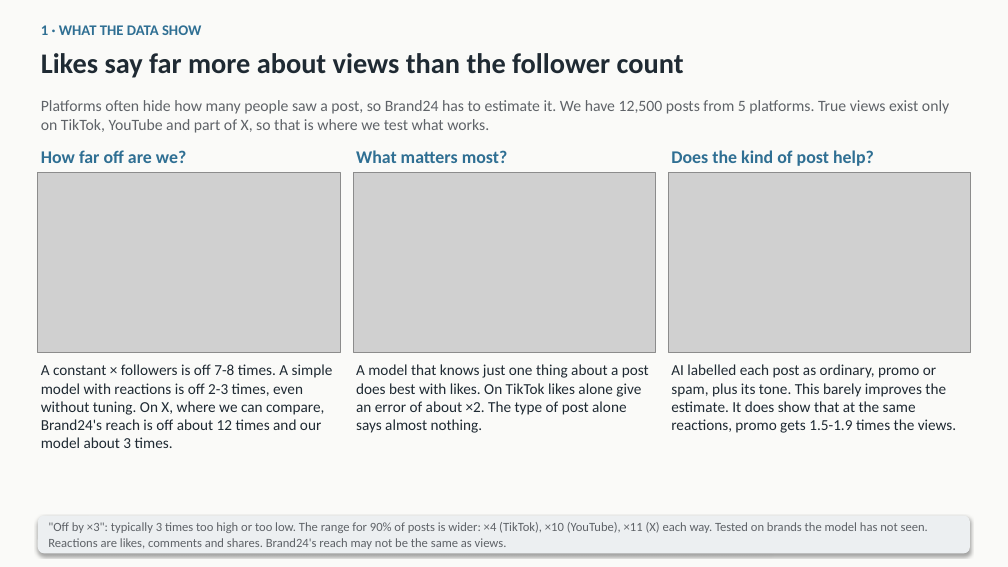
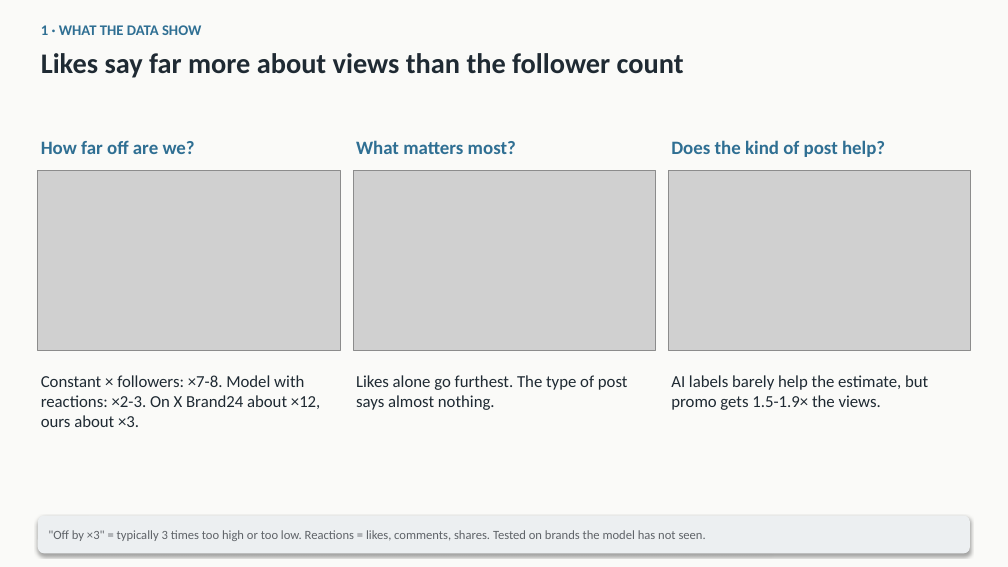
Before and after one commit to mikolaj-olesinski/Digital-Media-Analysis-PWR, a slide deck: slide 1 of pitchdeck/class_en.pptx. Drawn at 1008x567 pixels with LibreOffice and Linux fonts; fonts in the diff are those of the drawing; grey boxes stand for pictures. Boxes give left, top, right and bottom in pixels: in the first picture for what was removed or moved away, otherwise in the second. Text is boxed around its words. In the diff, an @@ line names an element or a change of style, - is before the commit and + after.

```diff
--- a/pitchdeck/class_en.pptx
+++ b/pitchdeck/class_en.pptx
@@ text removed at box(41, 100, 949, 133) @@
-Platforms often hide how many people saw a post, so Brand24 has to estimate it. We have 12,500 posts from 5 platforms. True views exist only on TikTok, YouTube and part of X, so that is where we test what works.
@@ 3 texts: place and size @@
-3 texts at box(41, 150, 874, 166)
+3 texts at box(41, 140, 885, 157)
@@ size 17 to 18 pt in 3 elements at box(41, 140, 195, 154), box(356, 140, 516, 154), box(671, 140, 885, 157) @@
@@ text at box(41, 375, 320, 427): text changed; size 14.5 to 16 pt @@
-A constant × followers is off 7-8 times. A simple model with reactions is off 2-3 times, even without tuning. On X, where we can compare, Brand24's reach is off about 12 times and our model about 3 times.
+Constant × followers: ×7-8. Model with reactions: ×2-3. On X Brand24 about ×12, ours about ×3.
@@ text at box(356, 375, 628, 410): text changed; size 14.5 to 16 pt @@
-A model that knows just one thing about a post does best with likes. On TikTok likes alone give an error of about ×2. The type of post alone says almost nothing.
+Likes alone go furthest. The type of post says almost nothing.
@@ text at box(671, 375, 928, 410): text changed; size 14.5 to 16 pt @@
-AI labelled each post as ordinary, promo or spam, plus its tone. This barely improves the estimate. It does show that at the same reactions, promo gets 1.5-1.9 times the views.
+AI labels barely help the estimate, but promo gets 1.5-1.9× the views.
@@ text at box(48, 530, 706, 541): text changed @@
-"Off by ×3": typically 3 times too high or too low. The range for 90% of posts is wider: ×4 (TikTok), ×10 (YouTube), ×11 (X) each way. Tested on brands the model has not seen. Reactions are likes, comments and shares. Brand24's reach may not be the same as views.
+"Off by ×3" = typically 3 times too high or too low. Reactions = likes, comments, shares. Tested on brands the model has not seen.
```
Also in this commit, not shown: 4 other slides changed, 4 other files.
